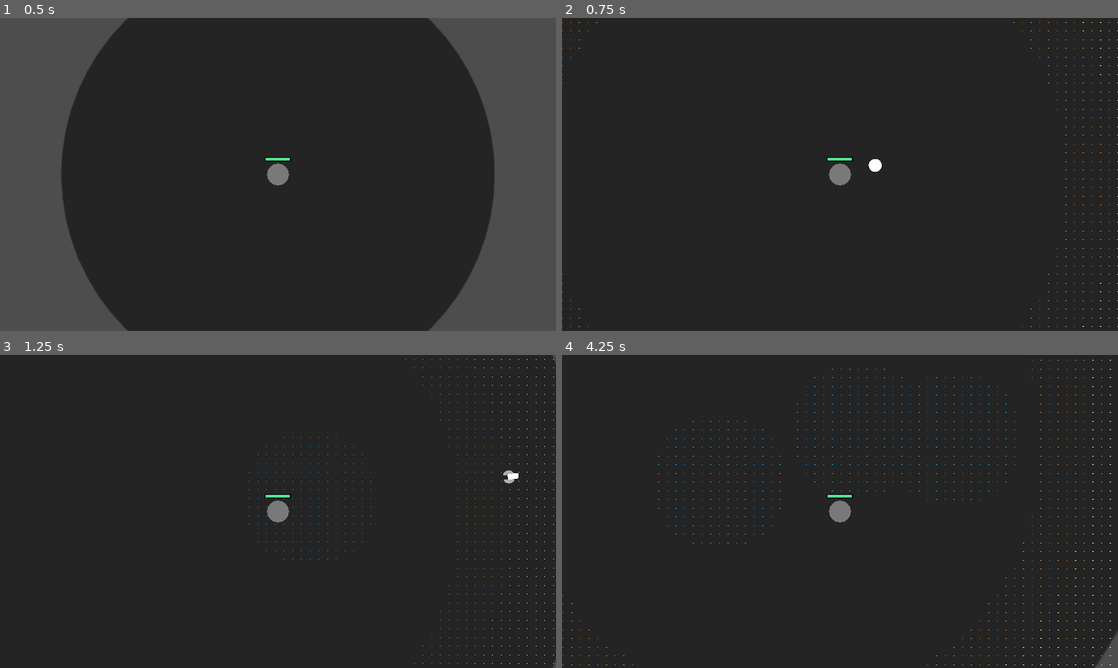
Above: before the commit, frames 1-4 (two rows, left to right).
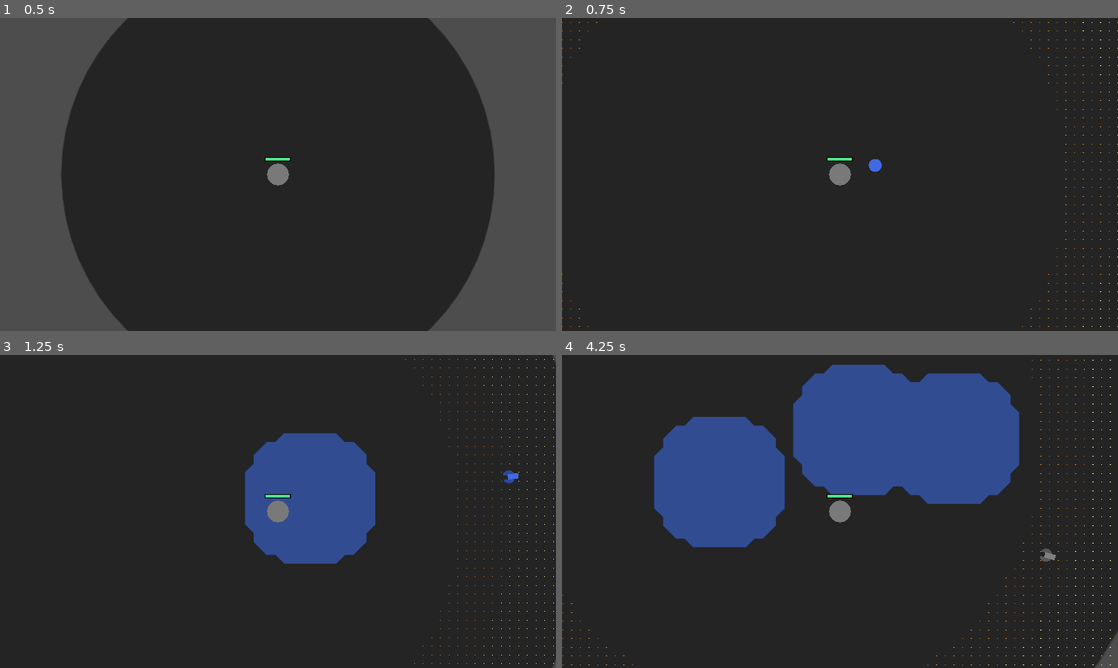
Above: after the commit, the same moments.

Repository: alhimik12/eclipse_showdown
Game: Godot game, scene res://levels/world.tscn
The game is run twice, just before and just after one commit, with the same random seed, the same clock (stepped at 60 frames per second) and the same inputs.
Inputs (mouse positions are in pixels of both pictures, inside the frame that each line leads up to):
- Up to frame 1 (0.5 s): no input
- Up to frame 2 (0.75 s): tap Enter at 0.5 s; move the mouse to (962, 158) at 0.52 s; press the mouse at (962, 158) at 0.53 s; hold D (move_right) from 0.53 s (still down)
- Up to frame 3 (1.25 s): keep holding D (move_right); right-click (400, 495) at 0.8 s
- Up to frame 4 (4.25 s): move the mouse to (728, 527) at 1.27 s; release D (move_right) at 1.28 s; release the mouse at (728, 527) at 1.28 s; hold S (move_down) 1.28-2.03 s; right-click (728, 527) at 1.35 s; click (728, 527) at 1.55 s; move the mouse to (895, 442) at 2.02 s; press the mouse at (895, 442) at 2.03 s; hold D (move_right) 2.03-2.78 s; right-click (895, 442) at 2.3 s; move the mouse to (812, 574) at 2.77 s; release the mouse at (812, 574) at 2.78 s; hold Q (loadup1) 2.78-3.53 s; right-click (812, 574) at 2.85 s; click (812, 574) at 3.05 s; tap Space at 3.5 s; move the mouse to (1006, 558) at 3.52 s; hold A (more_left) from 3.53 s (still down); hold Right mouse button (attack2) from 3.53 s (still down); tap Mouse wheel down (select_down) at 3.6 s

Frame 1 is identical in both runs. In frame 2, less than 0.1% of the frame differs, in the area x 55-58%, y 45-50%; in frame 3, 8.2%; in frame 4, 24%, in the area x 16-89%, y 3-66%.

Commit message:
fixed dartblow

Diff:
--- a/characters/player/weapons/antimatter_gauntlet.gd
+++ b/characters/player/weapons/antimatter_gauntlet.gd
@@ -1,6 +1,6 @@
 extends gun_class
 
-var max_ammo = 2
+var max_ammo = 3
 var ammo = max_ammo
 
 func loadup():
--- a/characters/player/weapons/dartblow.gd
+++ b/characters/player/weapons/dartblow.gd
@@ -1,26 +1,30 @@
 extends gun_class
 
 
-var max_ammo = 1
+var max_ammo = 2
 var ammo = max_ammo
 
 func loadup():
 	if ammo < max_ammo:
 		var cell_type = get_cell()
 		if cell_type != -1:
+			element = cell_type
 			ammo = max_ammo
 			clear_cells(cell_type)
 			return true
 	return false
 
 func shoot(time_modifier):
-	if ammo > 0:
-		if shoot_timer.is_stopped():
-			before_shoot()
-			var proj_node = load(projectile).instantiate()
-			proj_node.character = char
+	if shoot_timer.is_stopped():
+		before_shoot()
+		var proj_node = load(projectile).instantiate()
+		proj_node.character = char
+		if ammo != 0:
+			print(element)
 			proj_node.element = element
-			get_parent().get_parent().add_child(proj_node)
-			after_shoot()
-			ammo -= 1
-			shoot_timer.start(time_modifier * shoot_time)
+		else:
+			proj_node.element = -1
+		get_parent().get_parent().add_child(proj_node)
+		after_shoot()
+		ammo = max(ammo - 1, 0)
+		shoot_timer.start(time_modifier * shoot_time)
--- a/characters/projectiles/projectile_class.gd
+++ b/characters/projectiles/projectile_class.gd
@@ -12,6 +12,7 @@
 func _ready():
 	area2d.monitoring = true
 	area2d.area_entered.connect(area_entered)
+	modulate = tilemap.alchemy.element_colors[element]
 
 	start_timer.wait_time = start_time
 	start_timer.one_shot = true
--- a/potions/engine/alchemy_component.gd
+++ b/potions/engine/alchemy_component.gd
@@ -1,7 +1,8 @@
 extends Node2D
 
 var element_names = {0: "water", 1: "fire", 2: "wall", 3: "glow", 4: "freeze", 5: "scorch"}
-var element_colors = {0: Color.SKY_BLUE, 1: Color.RED, 2: Color.PALE_GREEN, 3: Color.YELLOW, 4: Color.PURPLE, 5: Color.LIGHT_GOLDENROD}
+var element_colors = {-1: Color.WEB_GRAY, 0: Color.ROYAL_BLUE, 1: Color.RED, 2: Color.PALE_GREEN,\
+ 3: Color.YELLOW, 4: Color.PURPLE, 5: Color.ANTIQUE_WHITE}
 
 
 func is_equivalent(el1, el2, v1, v2):
--- a/potions/engine/tile_map.tscn
+++ b/potions/engine/tile_map.tscn
@@ -111,7 +111,6 @@
 texture = ExtResource("5_05058")
 
 [node name="visuals" type="TileMap" parent="."]
-visible = false
 position = Vector2(10, 10)
 scale = Vector2(0.1, 0.1)
 tile_set = SubResource("TileSet_cuxs2")
